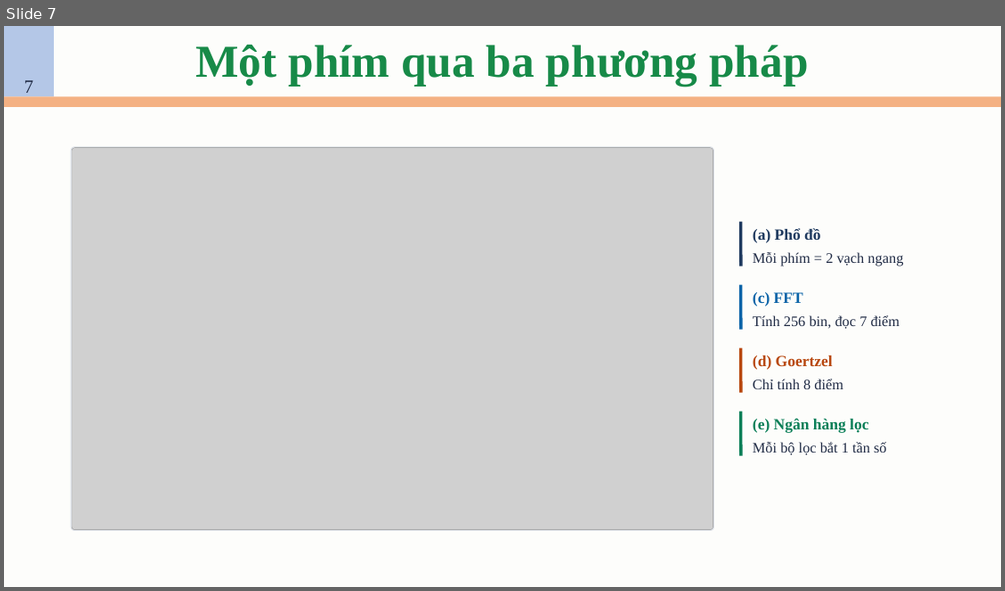
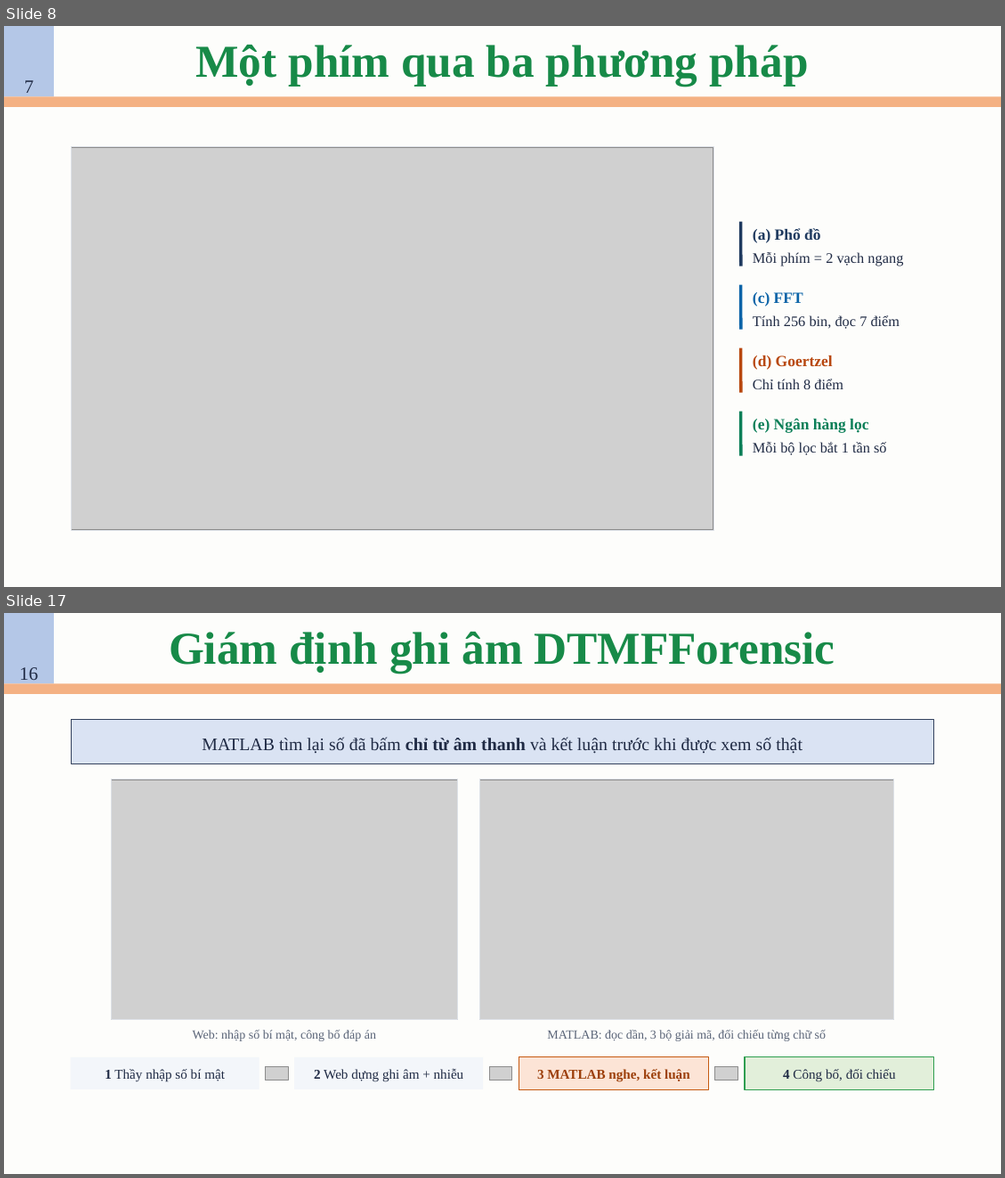
Before and after one commit to AIVIETNAM-AIO-DoHongNhat/DTMF, a slide deck: slides/Hệ thống phát và giải mã tín hiệu DTMF.pptx. Shown one above the other, each under a label of ours: slide 7 before the commit, slides 8 and 17 after it; the slides between them are not shown. The pictures are 1005x591 and 1005x1178 pixels, drawn with LibreOffice and Linux fonts; fonts in the diff are those of the drawing; grey boxes stand for pictures. Boxes give left, top, right and bottom in pixels: in the first picture for what was removed or moved away, otherwise in the second. Text is boxed around its words. In the diff, an @@ line names an element or a change of style, - is before the commit and + after.

```diff
--- a/slides/Hệ thống phát và giải mã tín hiệu DTMF.pptx
+++ b/slides/Hệ thống phát và giải mã tín hiệu DTMF.pptx
@@ slide 17 added at <box>4,613,1001,1174</box>, background #FDFDFB @@
@@ rectangle added at <box>4,613,54,683</box>, fill #B4C7E7, 18 pt, text #1F2A44 @@
+16
@@ title added at <box>169,631,835,674</box>, 44 pt, text #178A48, bold @@
+Giám định ghi âm DTMFForensic
@@ rectangle added at <box>4,683,1001,694</box>, fill #F4B183 @@
@@ rectangle added at <box>72,719,934,763</box>, fill #DAE3F3, outline #33415C 1 pt, 17 pt, text #1F2A44 @@
+MATLAB tìm lại số đã bấm chỉ từ âm thanh và kết luận trước khi được xem số thật
@@ rectangle added at <box>111,779,458,1020</box>, outline #DDE1E7 1 pt @@
@@ picture added at <box>112,779,457,1019</box> @@
@@ rectangle added at <box>479,779,894,1020</box>, outline #DDE1E7 1 pt @@
@@ picture added at <box>480,779,894,1019</box> @@
@@ text added at <box>193,1030,376,1041</box>, 12 pt, text #5A6478 @@
+Web: nhập số bí mật, công bố đáp án
@@ text added at <box>547,1030,825,1041</box>, 12 pt, text #5A6478 @@
+MATLAB: đọc dần, 3 bộ giải mã, đối chiếu từng chữ số
@@ rectangle added at <box>71,1057,259,1089</box>, fill #F3F6FA, 13 pt, text #1F2A44 @@
+1 Thầy nhập số bí mật
@@ picture added at <box>266,1066,289,1079</box> @@
@@ rectangle added at <box>294,1057,483,1089</box>, fill #F3F6FA, 13 pt, text #1F2A44 @@
+2 Web dựng ghi âm + nhiễu
@@ picture added at <box>489,1066,512,1079</box> @@
@@ rectangle added at <box>519,1056,708,1089</box>, fill #FCE4D6, outline #C55A11 1 pt, 13 pt, text #9C3F0A, bold @@
+3 MATLAB nghe, kết luận
@@ picture added at <box>715,1066,738,1079</box> @@
@@ rectangle added at <box>744,1056,933,1089</box>, fill #E2EFDA, outline #2E9E4F 1 pt, 13 pt, text #1F2A44 @@
+4 Công bố, đối chiếu
@@ what was slide 7 is now slide 8 @@
@@ slide 8 changed as well @@
@@ rectangle at <box>71,146,714,531</box>: rounded rectangle to rectangle @@
@@ rectangle at <box>72,147,714,530</box>: rounded rectangle to rectangle @@
```
Also in this commit, not shown: 14 other slides changed, 10 other slides added, 2 slides removed, 5 other files.
